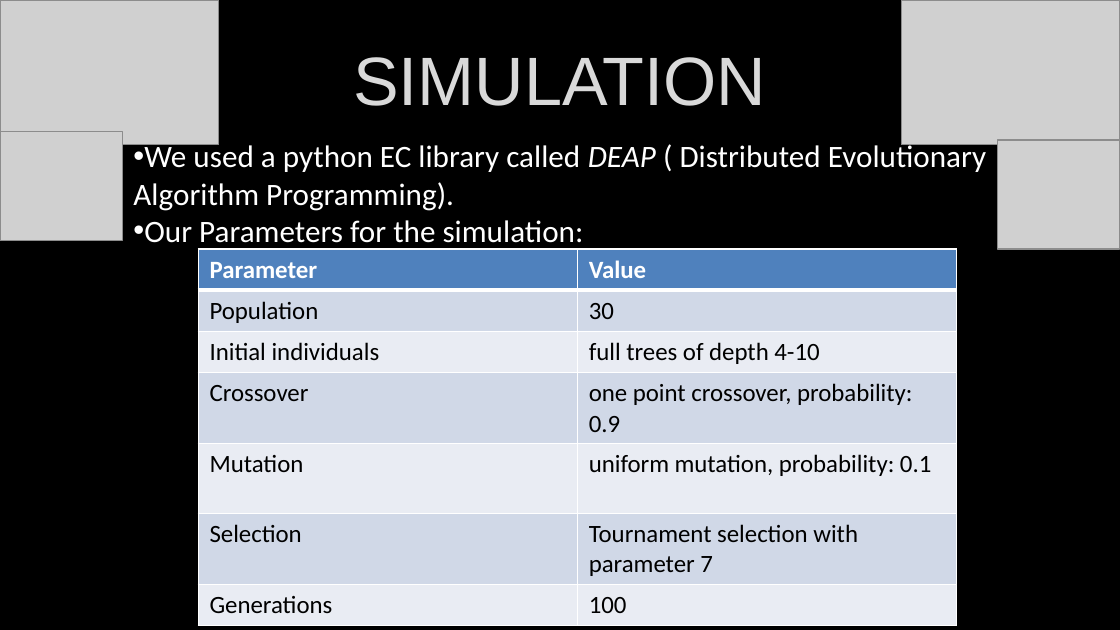
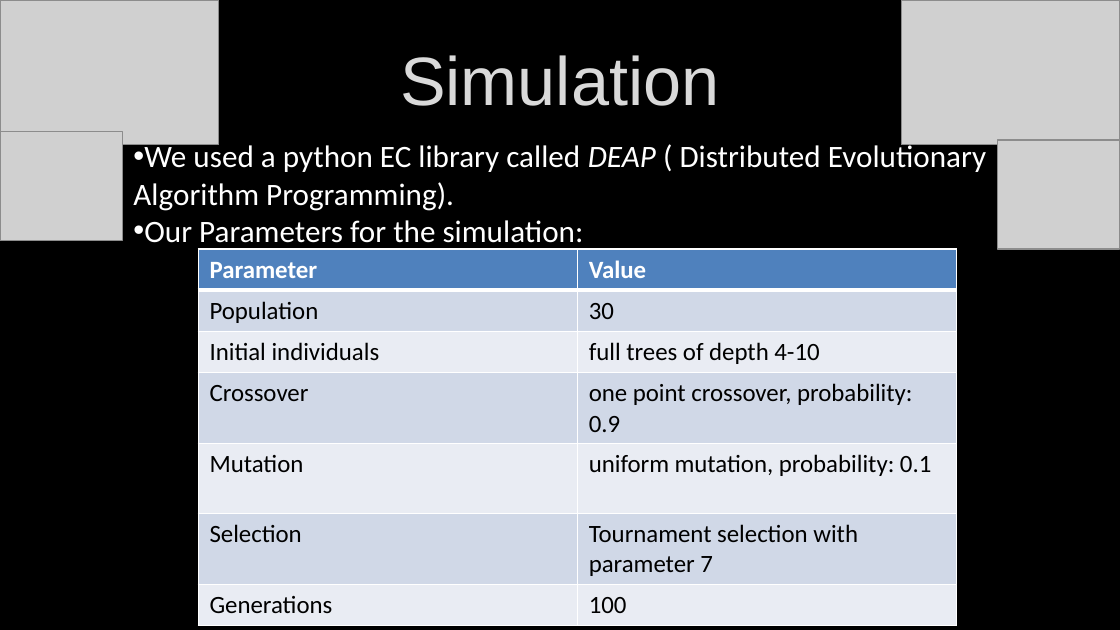
Before and after one commit to Untzi/ec_hanabi, a slide deck: slide 13 of hanabi (1).pptx. Drawn at 1120x630 pixels with LibreOffice and Linux fonts; fonts in the diff are those of the drawing; grey boxes stand for pictures. Boxes give left, top, right and bottom in pixels: in the first picture for what was removed or moved away, otherwise in the second. Text is boxed around its words. In the diff, an @@ line names an element or a change of style, - is before the commit and + after.

```diff
--- a/hanabi (1).pptx
+++ b/hanabi (1).pptx
@@ title at bbox=[400, 55, 719, 106]: text changed @@
-SIMULATION
+Simulation
```
Also in this commit, not shown: 4 other slides changed, 1 slide added.
